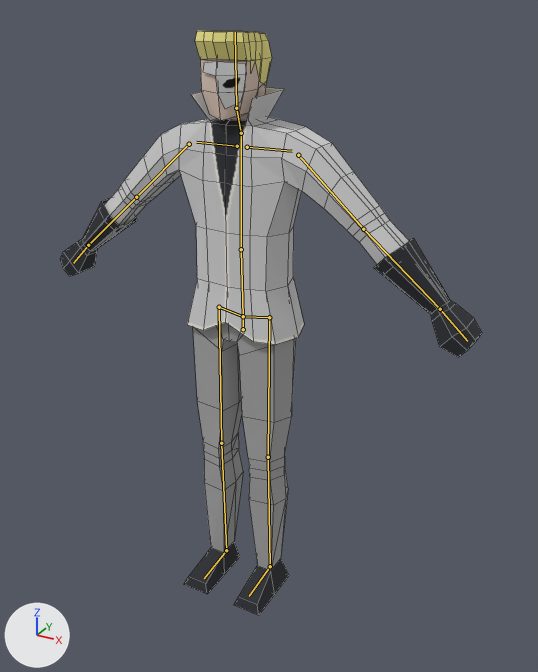
What one commit did to the Blender file meshes/player/characters/Silver/Silver.blend.
Rendered twice from a 50 mm camera at (0.988, -1.613, 1.665) aimed at (0.094, 0.014, 0.852). The lights are fixed; the arrows at lower left show +X, +Y and +Z. The bones that bend it are drawn over the model as lines. Mesh edges are drawn as thin lines.

Objects in the first picture: 'Character', 'Mask', 'hair'.
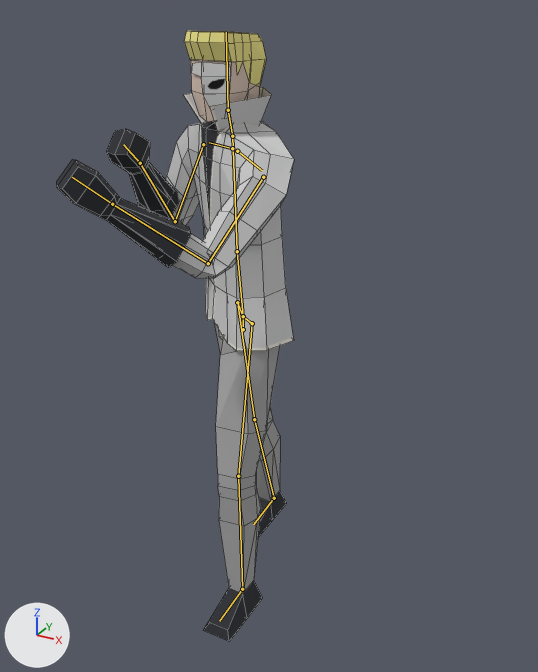
The newer file adds an action. The first version stands in its rest pose; the second is drawn at frame 1 of the action 'weapon_unarmed'.

Scene script edits in JSON lines:
```json
{"block": "bone_hip", "where": "bone_hip = bpy.data.objects['metarig'].pose.bones['hip']"}
{"op": "set", "path": "bone_hip.rotation_quaternion", "old": "(1.0, 0.0, 0.0, 0.0)", "new": "(0.924, 0.0, -0.383, 0.0)", "note": "degrees (0, 0, 0) -> degrees (0, -45, 0)"}
{"block": "bone_spine", "where": "bone_spine = bpy.data.objects['metarig'].pose.bones['spine']  # child of 'hip'"}
{"op": "set", "path": "bone_spine.rotation_quaternion", "old": "(1.0, 0.0, 0.0, 0.0)", "new": "(0.995, 0.033, 0.086, -0.03)", "note": "degrees (0, 0, 0) -> degrees (4, 10, -3)"}
{"block": "bone_shoulder_l", "where": "bone_shoulder_l = bpy.data.objects['metarig'].pose.bones['shoulder.L']  # child of 'spine.001'"}
{"op": "set", "path": "bone_shoulder_l.rotation_euler", "old": "(0.0, 0.0, 0.0)", "new": "(-0.175, -0.175, 0.0175)", "note": "degrees (0, 0, 0) -> degrees (-10, -10, 1)"}
{"block": "bone_upper_arm_l", "where": "bone_upper_arm_l = bpy.data.objects['metarig'].pose.bones['upper_arm.L']  # child of 'shoulder.L'"}
{"op": "set", "path": "bone_upper_arm_l.rotation_quaternion", "old": "(1.0, 0.0, 0.0, 0.0)", "new": "(0.916, 0.312, 0.1, -0.233)", "note": "degrees (0, 0, 0) -> degrees (34, 19, -23)"}
{"block": "bone_forearm_l", "where": "bone_forearm_l = bpy.data.objects['metarig'].pose.bones['forearm.L']  # child of 'upper_arm.L'"}
{"op": "set", "path": "bone_forearm_l.rotation_quaternion", "old": "(1.0, 0.0, 0.0, 0.0)", "new": "(0.723, 0.669, -0.086, 0.147)", "note": "degrees (0, 0, 0) -> degrees (85, -19, 6)"}
{"block": "bone_hand_l", "where": "bone_hand_l = bpy.data.objects['metarig'].pose.bones['hand.L']  # child of 'forearm.L'"}
{"op": "set", "path": "bone_hand_l.rotation_quaternion", "old": "(1.0, 0.0, 0.0, 0.0)", "new": "(0.993, 0.044, -0.106, 0.005)", "note": "degrees (0, 0, 0) -> degrees (5, -12, 0)"}
{"block": "bone_shoulder_r", "where": "bone_shoulder_r = bpy.data.objects['metarig'].pose.bones['shoulder.R']  # child of 'spine.001'"}
{"op": "set", "path": "bone_shoulder_r.rotation_euler", "old": "(0.0, 0.0, 0.0)", "new": "(-0.0698, 0.0, 0.14)", "note": "degrees (0, 0, 0) -> degrees (-4, 0, 8)"}
{"block": "bone_upper_arm_r", "where": "bone_upper_arm_r = bpy.data.objects['metarig'].pose.bones['upper_arm.R']  # child of 'shoulder.R'"}
{"op": "set", "path": "bone_upper_arm_r.rotation_quaternion", "old": "(1.0, 0.0, 0.0, 0.0)", "new": "(0.956, 0.162, -0.165, 0.18)", "note": "degrees (0, 0, 0) -> degrees (16, -22, 18)"}
{"block": "bone_forearm_r", "where": "bone_forearm_r = bpy.data.objects['metarig'].pose.bones['forearm.R']  # child of 'upper_arm.R'"}
{"op": "set", "path": "bone_forearm_r.rotation_quaternion", "old": "(1.0, 0.0, 0.0, 0.0)", "new": "(0.339, 0.923, 0.167, 0.07)", "note": "degrees (0, 0, 0) -> degrees (139, -1, 21)"}
{"block": "bone_hand_r", "where": "bone_hand_r = bpy.data.objects['metarig'].pose.bones['hand.R']  # child of 'forearm.R'"}
{"op": "set", "path": "bone_hand_r.rotation_quaternion", "old": "(1.0, 0.0, 0.0, 0.0)", "new": "(0.996, -0.089, 0.006, 0.021)", "note": "degrees (0, 0, 0) -> degrees (-10, 1, 2)"}
{"block": "bone_neck", "where": "bone_neck = bpy.data.objects['metarig'].pose.bones['neck']  # child of 'spine.001'"}
{"op": "set", "path": "bone_neck.rotation_quaternion", "old": "(1.0, 0.0, 0.0, 0.0)", "new": "(0.973, -0.081, 0.215, -0.034)", "note": "degrees (0, 0, 0) -> degrees (-11, 24, -6)"}
{"block": "bone_head", "where": "bone_head = bpy.data.objects['metarig'].pose.bones['head']  # child of 'neck'"}
{"op": "set", "path": "bone_head.rotation_quaternion", "old": "(1.0, 0.0, 0.0, 0.0)", "new": "(0.999, 0.043, 0.0, -0.008)", "note": "degrees (0, 0, 0) -> degrees (5, 0, -1)"}
{"block": "bone_thigh_l", "where": "bone_thigh_l = bpy.data.objects['metarig'].pose.bones['thigh.L']  # child of 'hip'"}
{"op": "set", "path": "bone_thigh_l.rotation_quaternion", "old": "(1.0, 0.0, 0.0, 0.0)", "new": "(0.92, -0.081, -0.38, -0.041)", "note": "degrees (0, 0, 0) -> degrees (-10, -45, -1)"}
{"block": "bone_shin_l", "where": "bone_shin_l = bpy.data.objects['metarig'].pose.bones['shin.L']  # child of 'thigh.L'"}
{"op": "set", "path": "bone_shin_l.rotation_quaternion", "old": "(1.0, 0.0, 0.0, 0.0)", "new": "(0.996, 0.087, 0.0, 0.0)", "note": "degrees (0, 0, 0) -> degrees (10, 0, 0)"}
{"block": "bone_thigh_r", "where": "bone_thigh_r = bpy.data.objects['metarig'].pose.bones['thigh.R']  # child of 'hip'"}
{"op": "set", "path": "bone_thigh_r.rotation_quaternion", "old": "(1.0, 0.0, 0.0, 0.0)", "new": "(0.93, 0.105, -0.35, 0.04)", "note": "degrees (0, 0, 0) -> degrees (13, -41, 0)"}
{"block": "bone_shin_r", "where": "bone_shin_r = bpy.data.objects['metarig'].pose.bones['shin.R']  # child of 'thigh.R'"}
{"op": "set", "path": "bone_shin_r.rotation_quaternion", "old": "(1.0, 0.0, 0.0, 0.0)", "new": "(0.999, 0.042, 0.002, 0.01)", "note": "degrees (0, 0, 0) -> degrees (5, 0, 1)"}
{"block": "bone_foot_r", "where": "bone_foot_r = bpy.data.objects['metarig'].pose.bones['foot.R']  # child of 'shin.R'"}
{"op": "set", "path": "bone_foot_r.rotation_quaternion", "old": "(1.0, 0.0, 0.0, 0.0)", "new": "(0.996, -0.085, 0.02, -0.005)", "note": "degrees (0, 0, 0) -> degrees (-10, 2, -1)"}
```

What differs and where, as boxes [x1, y1, x2, y2] in the pictures (538 x 672 px):
```json
{"object": "Character", "change": "posed", "before": [60, 59, 482, 615], "after": [56, 59, 294, 642], "on screen": "43% narrower"}
{"object": "hair", "change": "posed", "before": [195, 30, 272, 85], "after": [184, 31, 266, 87], "on screen": "6% wider"}
{"object": "Mask", "change": "posed", "before": [203, 61, 246, 109], "after": [191, 62, 231, 109], "on screen": "7% narrower"}
{"bone": "spine", "before": "(243, 316) to (241, 249)", "after": "(243, 316) to (237, 251)"}
{"bone": "shoulder.L", "before": "(247, 147) to (292, 151)", "after": "(237, 151) to (262, 170)"}
{"bone": "upper_arm.L", "before": "(298, 155) to (363, 229)", "after": "(263, 177) to (208, 263)"}
{"bone": "forearm.L", "before": "(363, 229) to (440, 309)", "after": "(208, 263) to (112, 204)"}
{"bone": "hand.L", "before": "(440, 309) to (467, 341)", "after": "(112, 204) to (72, 177)"}
{"bone": "shoulder.R", "before": "(237, 146) to (196, 142)", "after": "(232, 148) to (209, 142)"}
{"bone": "upper_arm.R", "before": "(189, 144) to (136, 197)", "after": "(203, 144) to (175, 221)"}
{"bone": "forearm.R", "before": "(136, 197) to (88, 245)", "after": "(175, 221) to (140, 163)"}
{"bone": "hand.R", "before": "(88, 245) to (73, 263)", "after": "(140, 163) to (123, 144)"}
{"bone": "neck", "before": "(241, 133) to (236, 108)", "after": "(232, 136) to (228, 110)"}
{"bone": "head", "before": "(236, 108) to (235, 32)", "after": "(228, 110) to (226, 32)"}
{"bone": "thigh.L", "before": "(269, 317) to (268, 457)", "after": "(252, 323) to (238, 476)"}
{"bone": "shin.L", "before": "(268, 457) to (270, 566)", "after": "(238, 476) to (242, 589)"}
{"bone": "thigh.R", "before": "(219, 307) to (221, 443)", "after": "(237, 302) to (254, 419)"}
{"bone": "shin.R", "before": "(221, 443) to (226, 550)", "after": "(254, 419) to (274, 498)"}
{"bone": "foot.R", "before": "(226, 550) to (204, 578)", "after": "(274, 498) to (253, 524)"}
```
